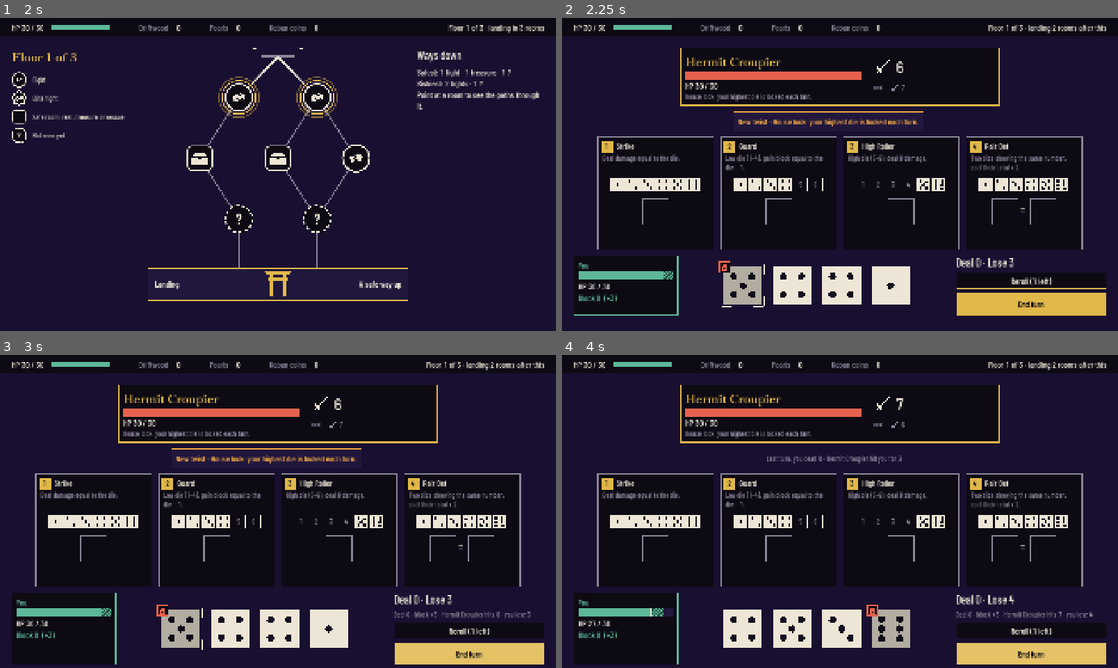
Above: before the commit, frames 1-4 (two rows, left to right).
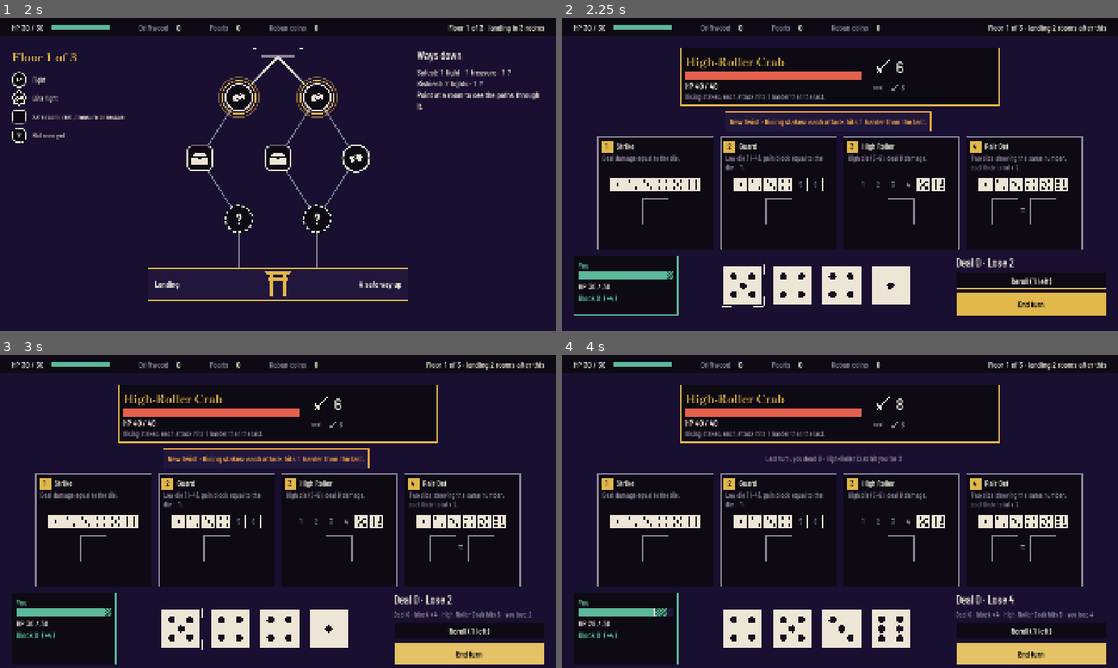
Above: after the commit, the same moments.

Repository: vantaloomin/saikoro-bay
Game: Godot game, scene res://game/boot/boot.tscn
Two runs of this game, one before a commit and one after it. Both use one fixed random seed, a clock stepped at 60 frames per second and the inputs below.
Inputs (mouse positions are in pixels of both pictures, inside the frame that each line leads up to):
- Up to frame 1 (2 s): click "Go down" at 0.5 s; click "Go down" at 1.25 s
- Up to frame 2 (2.25 s): tap Enter (ui_accept) at 2 s; drag from (801, 96) to (895, 105) at 2.02 s
- Up to frame 3 (3 s): click "End turn" at 2.75 s
- Up to frame 4 (4 s): click "End turn" at 3.5 s

Frame 1 is identical in both runs. In frame 2, 1.8% of the frame differs, in the area x 8-82%, y 12-92%; in frame 3, 1.9%, in the area x 8-96%, y 12-94%; in frame 4, 1.7%.

Commit message:
Enemies: Pufferfish Bouncer (Spines) and High-Roller Crab (Rising stakes)
Two more regular enemies, so fight rooms draw from five. Spines: dice
left unplaced give no block (a twist event says how much it stopped,
and the End turn preview names it). Rising stakes: each attack is 1
bigger than the one before, shown in the intent and the next intent.
Tuned to lose 5-6 HP a fight against the greedy bot, like the others;
every CI band still passes.

Diff:
--- a/data/enemies.json
+++ b/data/enemies.json
@@ -18,6 +18,16 @@
 			"twist": "snake_eyes", "twist_text": "Snake eyes: each unplaced 1 bites for 1."
 		},
 		{
+			"id": "pufferfish_bouncer", "name": "Pufferfish Bouncer", "tier": "regular", "hp": 36,
+			"intents": ["attack:8", "attack:5+guard:6"],
+			"twist": "spines", "twist_text": "Spines: dice you leave unplaced give no block."
+		},
+		{
+			"id": "high_roller_crab", "name": "High-Roller Crab", "tier": "regular", "hp": 40,
+			"intents": ["attack:6", "attack:7"],
+			"twist": "rising_stakes", "twist_text": "Rising stakes: each attack hits 1 harder than the last."
+		},
+		{
 			"id": "pit_boss_octopus", "name": "Pit Boss Octopus", "tier": "elite", "hp": 46,
 			"intents": ["attack:9", "attack:6+guard:6", "attack:11"],
 			"twist": "house_lock", "twist_text": "House lock: your highest die is locked each turn."
--- a/game/delve/board/fight_board.gd
+++ b/game/delve/board/fight_board.gd
@@ -494,7 +494,7 @@
 ## enemy_lost, state, detail (the full breakdown line).
 func turn_preview() -> Dictionary:
 	var preview: Dictionary = fight.preview_end_turn()
-	var t: Dictionary = {"dealt": 0, "into_guard": 0, "block": 0, "bites": 0, "hit": 0, "hit_taken": 0}
+	var t: Dictionary = {"dealt": 0, "into_guard": 0, "block": 0, "bites": 0, "hit": 0, "hit_taken": 0, "spined": 0}
 	for event: Dictionary in preview["events"] as Array[Dictionary]:
 		match event["type"] as String:
 			"damage":
@@ -509,6 +509,9 @@
 			"block":
 				if event["target"] == "player":
 					t["block"] += event["amount"] as int
+			"twist":
+				if event["twist"] == "spines":
+					t["spined"] += event["amount"] as int
 	t["lost"] = fight.player_hp - (preview["player_hp"] as int)
 	t["enemy_lost"] = fight.enemy_hp - (preview["enemy_hp"] as int)
 	t["state"] = preview["state"]
@@ -516,6 +519,8 @@
 	parts.append("Deal %d (%d into guard)" % [t["dealt"], t["into_guard"]] if (t["into_guard"] as int) > 0 else "Deal %d" % t["dealt"])
 	if (t["block"] as int) > 0:
 		parts.append("block +%d" % t["block"])
+	if (t["spined"] as int) > 0:
+		parts.append("spines stop %d block" % t["spined"])
 	if preview["state"] == Fight.State.WON:
 		parts.append("%s goes down first" % fight.enemy_name)
 	else:
--- a/sim/data/game_data.gd
+++ b/sim/data/game_data.gd
@@ -48,7 +48,7 @@
 	},
 	"enemies": {
 		"id": "id", "name": "string", "tier": "enum:regular|elite", "hp": "int", "intents": "string_list",
-		"twist": "enum:none|house_lock|snake_eyes", "twist_text": "string?",
+		"twist": "enum:none|house_lock|snake_eyes|rising_stakes|spines", "twist_text": "string?",
 	},
 	"delve": {
 		"id": "id", "floors": "int", "rows_per_floor": "int",
--- a/sim/fight/fight.gd
+++ b/sim/fight/fight.gd
@@ -11,7 +11,8 @@
 ## end_turn() runs one fixed pipeline (spec: specs/dice-fight-rules.md):
 ##   1. complete slots resolve in card order (all of them, even past 0 HP);
 ##      a half-filled Pair Bet doesn't fire and its die counts as unused
-##   2. each unused, unlocked die gives unused-die block
+##   2. each unused, unlocked die gives unused-die block (none against
+##      Spines)
 ##   3. win check: enemy at 0 HP wins; the enemy doesn't act, Mend fires
 ##   4. twist damage (Snake eyes: each unused 1 bites for 1, ignoring block;
 ##      a bite to 0 HP loses on the spot)
@@ -211,14 +212,25 @@
 func current_intent() -> Dictionary:
 	if _intents.is_empty():
 		return {}
-	return _intents[intent_index % _intents.size()]
+	return _raised(_intents[intent_index % _intents.size()], intent_index)
 
 
 ## The intent after this one, for the small dimmed "next" display.
 func next_intent() -> Dictionary:
 	if _intents.is_empty():
 		return {}
-	return _intents[(intent_index + 1) % _intents.size()]
+	return _raised(_intents[(intent_index + 1) % _intents.size()], intent_index + 1)
+
+
+## Rising stakes: each attack is 1 bigger than the one before it, so the
+## n-th intent (from 0) attacks for n more. Other twists leave it as is.
+func _raised(intent: Dictionary, index: int) -> Dictionary:
+	if twist != "rising_stakes" or not intent.has("attack") or index <= 0:
+		return intent
+	var out: Dictionary = intent.duplicate()
+	out["attack"] = (intent["attack"] as int) + index
+	out["raised"] = index
+	return out
 
 
 func has_perk(perk_id: String) -> bool:
@@ -378,6 +390,10 @@
 	for d: Die in unused:
 		if not d.locked:
 			unused_block += _unused_die_block
+	if twist == "spines" and unused_block > 0:
+		# Spines: unused dice give no block.
+		events.append({"type": "twist", "twist": "spines", "amount": unused_block})
+		unused_block = 0
 	if unused_block > 0:
 		player_block += unused_block
 		events.append({"type": "block", "target": "player", "amount": unused_block, "source": "unused_dice"})
--- a/tests/unit/test_fight.gd
+++ b/tests/unit/test_fight.gd
@@ -11,6 +11,10 @@
 		"twist": "house_lock", "twist_text": "t"},
 	{"id": "snake_eyes_eel", "name": "Snake-Eyes Eel", "tier": "regular", "hp": 16, "intents": ["attack:4", "attack:4", "attack:9"],
 		"twist": "snake_eyes", "twist_text": "t"},
+	{"id": "test_puffer", "name": "Test Puffer", "tier": "regular", "hp": 30, "intents": ["attack:9"],
+		"twist": "spines", "twist_text": "t"},
+	{"id": "test_crab", "name": "Test Crab", "tier": "regular", "hp": 30, "intents": ["attack:4", "attack:5"],
+		"twist": "rising_stakes", "twist_text": "t"},
 	{"id": "test_elite", "name": "Test Elite", "tier": "elite", "hp": 40, "intents": ["attack:8"],
 		"twist": "none", "twist_text": ""},
 ]
@@ -343,6 +347,39 @@
 		if event["source"] == "twist:snake_eyes":
 			bites += 1
 	assert_eq(bites, 2)
+
+
+func test_spines_stop_block_from_unused_dice() -> void:
+	var fight: Fight = _fight("test_puffer")
+	_set_hand(fight, [1, 1, 4, 3])
+	fight.place(2, "guard")
+	fight.place(3, "strike")
+	var preview: Dictionary = fight.preview_end_turn()
+	fight.end_turn()
+	# Guard 5 only, no unused-die block: 9 - 5 = 4 through.
+	assert_eq(fight.player_hp, 26)
+	assert_eq(preview["player_hp"], 26, "the preview runs the same rule")
+	var spined: Array[Dictionary] = _events_of(fight, "twist")
+	assert_eq(spined.size(), 1)
+	assert_eq(spined[0]["amount"], 2, "the block it stopped is in the event")
+	for event: Dictionary in _events_of(fight, "block"):
+		assert_ne(event["source"], "unused_dice")
+
+
+func test_rising_stakes_grow_each_attack_by_one() -> void:
+	var fight: Fight = _fight("test_crab")
+	var attacks: Array[int] = []
+	for t: int in 4:
+		attacks.append(fight.current_intent()["attack"] as int)
+		if t == 0:
+			assert_eq(fight.next_intent()["attack"], 6, "the next intent shows its raise too")
+		_set_hand(fight, [6, 6, 6, 6])
+		for d: int in 4:
+			fight.place(d, "guard") if d < 2 else fight.place(d, "strike")
+		fight.end_turn()
+		if fight.state != Fight.State.PLAYER_TURN:
+			break
+	assert_eq(attacks, [4, 6, 6, 8] as Array[int])
 
 
 func test_enemy_guard_protects_during_the_turn_its_shown() -> void:
